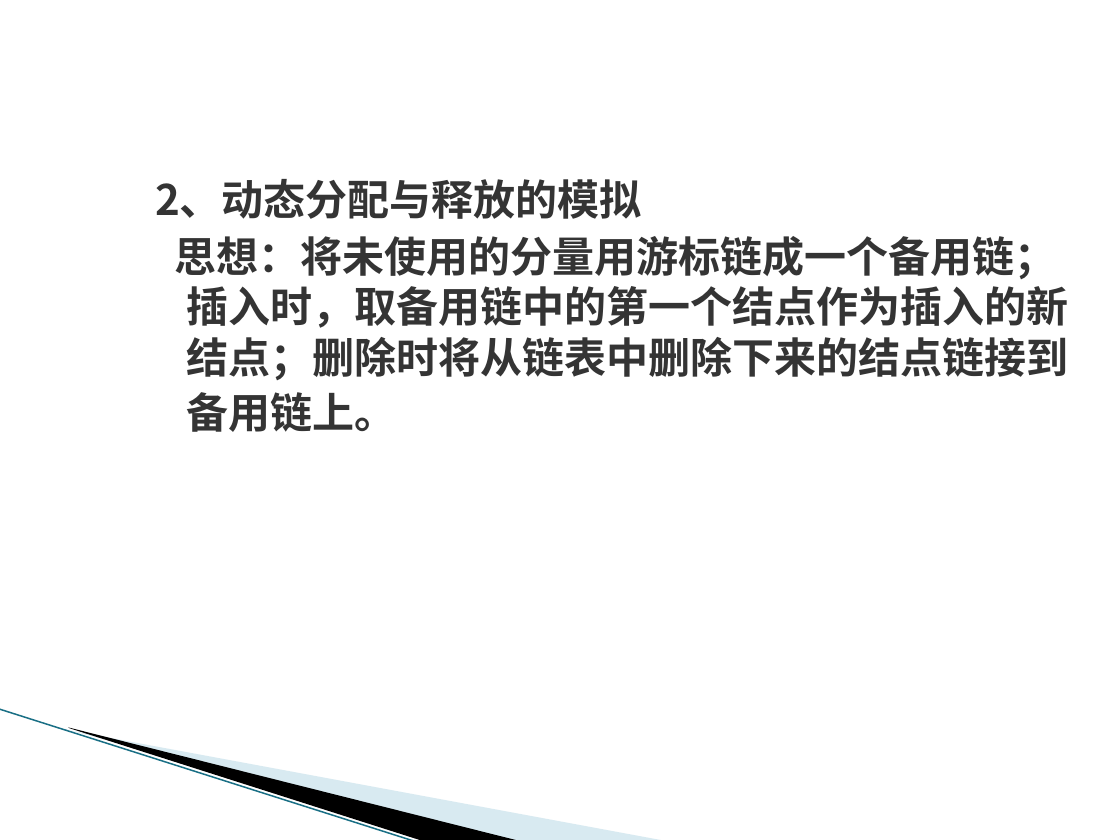
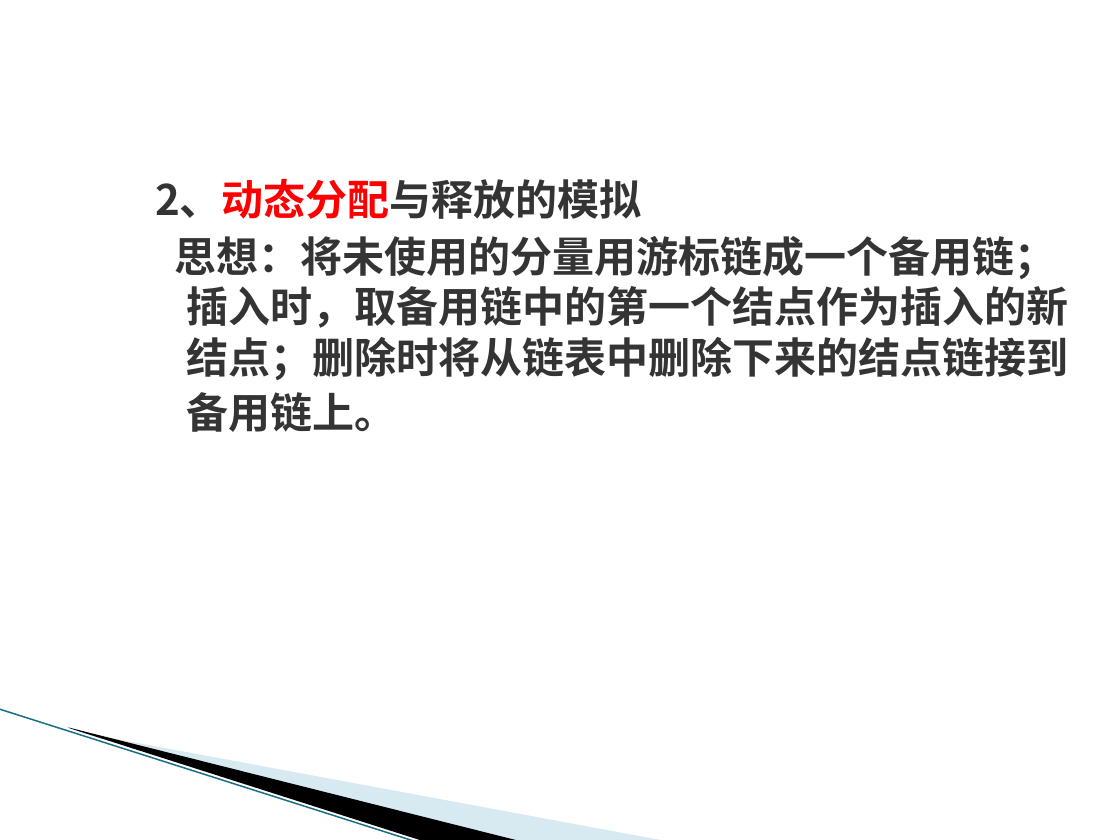
Before and after one commit to scpcddk/Learning-Notes, a slide deck: slide 120 of 算法/数据结构与算法/课件/第二章+线性表.pptx. Drawn at 1120x840 pixels with LibreOffice and Linux fonts; fonts in the diff are those of the drawing. Boxes give left, top, right and bottom in pixels: in the first picture for what was removed or moved away, otherwise in the second. Text is boxed around its words. In the diff, an @@ line names an element or a change of style, - is before the commit and + after.

```diff
--- a/算法/数据结构与算法/课件/第二章+线性表.pptx
+++ b/算法/数据结构与算法/课件/第二章+线性表.pptx
@@ text at (155, 179, 642, 219): text colour #353535 to #FF0000 in "2、动态分配与释放的模拟" @@
```
Also in this commit, not shown: 1 other slide changed, 3 other files.
